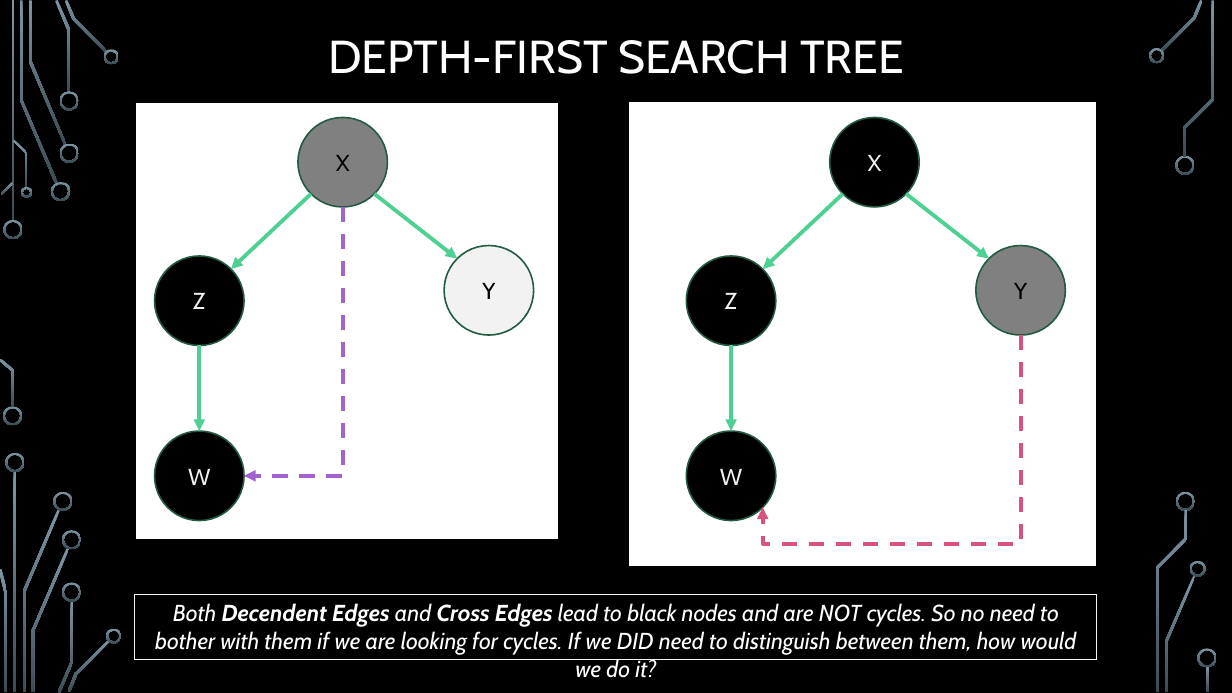
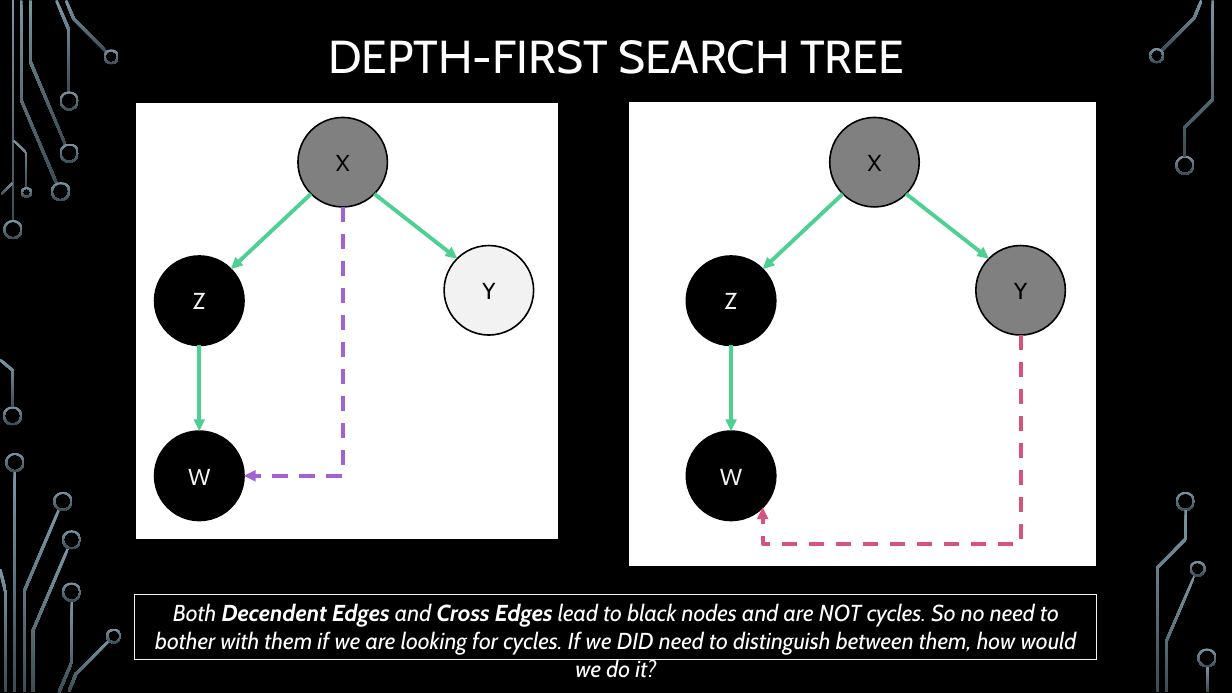
Before and after one commit to markfloryan/dsa2, a slide deck: slide 21 of slides/01-2-GraphsDFSTopoSCC.pptx. Drawn at 1232x693 pixels with LibreOffice and Linux fonts; fonts in the diff are those of the drawing; background and template pictures are left out. Boxes give left, top, right and bottom in pixels: in the first picture for what was removed or moved away, otherwise in the second. Text is boxed around its words. In the diff, an @@ line names an element or a change of style, - is before the commit and + after.

```diff
--- a/slides/01-2-GraphsDFSTopoSCC.pptx
+++ b/slides/01-2-GraphsDFSTopoSCC.pptx
@@ ellipse "X" at (x1=830, y1=117, x2=920, y2=207): text colour #F2F2F2 to #000000; fill #000000 to #808080; outline #235B40 1.25 pt to #000000 1.25 pt @@
@@ outline #235B40 1.25 pt to #000000 1.25 pt in 7 elements at (x1=687, y1=256, x2=776, y2=346), (x1=976, y1=246, x2=1066, y2=335), (x1=687, y1=431, x2=776, y2=520), (x1=298, y1=117, x2=387, y2=207), (x1=154, y1=256, x2=244, y2=346), (x1=445, y1=246, x2=534, y2=335), (x1=154, y1=431, x2=244, y2=520) @@
```
Also in this commit, not shown: 2 other slides changed, 2 slides added, 3 other files.
